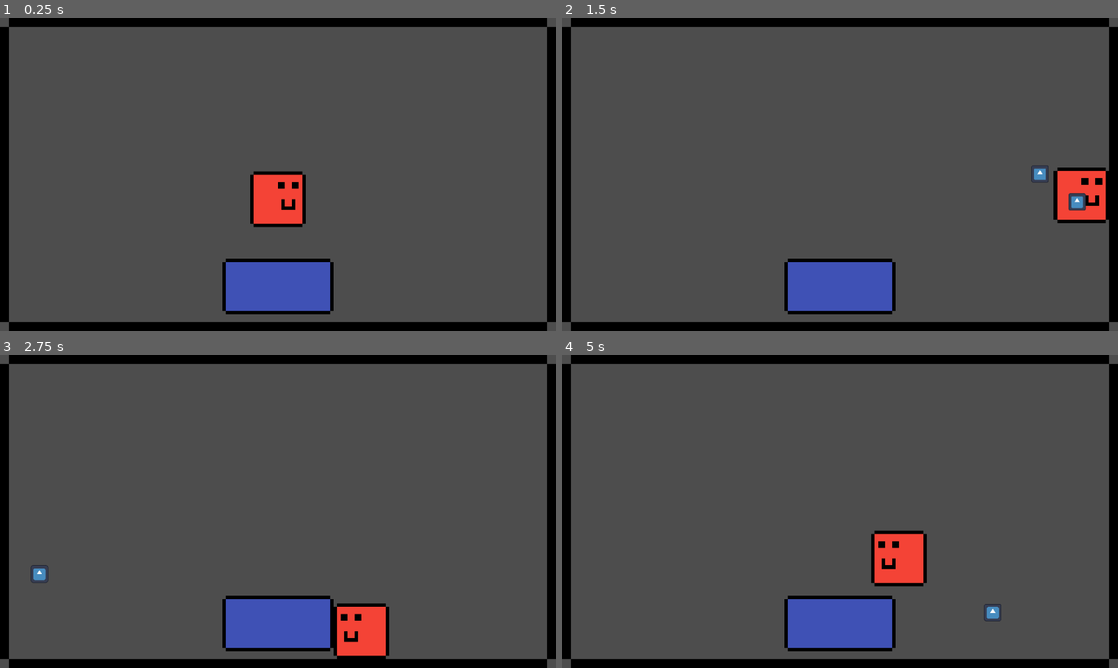
Above: before the commit, frames 1-4 (two rows, left to right).
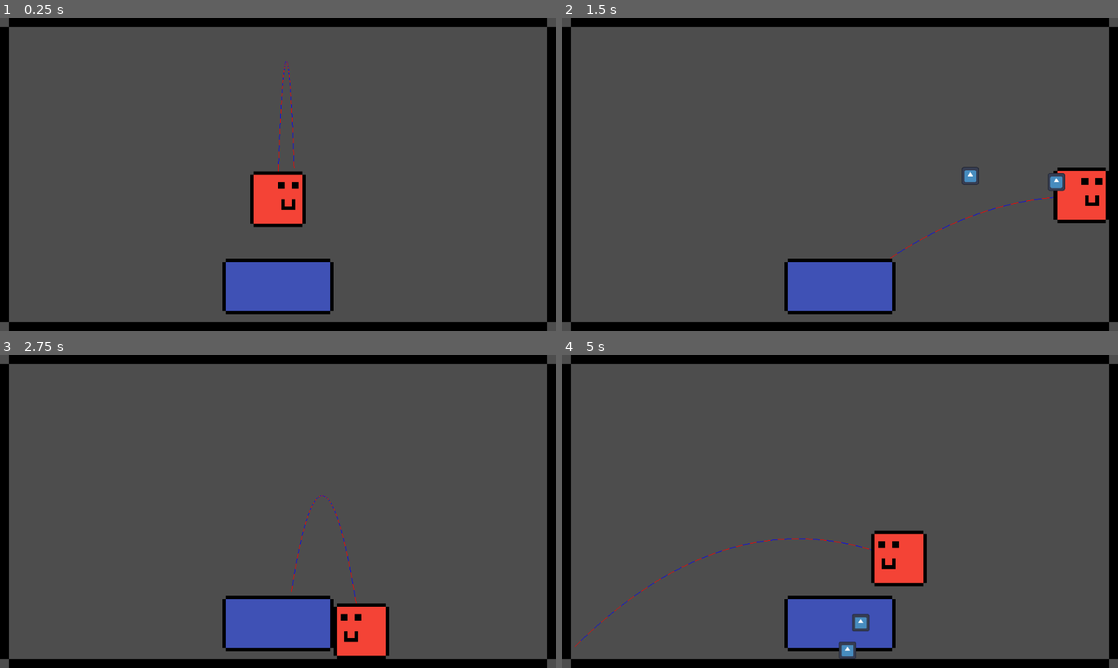
Above: after the commit, the same moments.

Repository: Curtis-McCartney/weekly-jam--2
Game: Godot game, scene res://Scenes/main.tscn
Same seed, same stepped clock (60 frames per second), same inputs: the game is played once before the commit and once after it. The engine's default icon, where the game draws it, is replaced by a stand-in: a white triangle on a blue panel in a dark square.
Inputs (mouse positions are in pixels of both pictures, inside the frame that each line leads up to):
- Up to frame 1 (0.25 s): no input
- Up to frame 2 (1.5 s): move the mouse to (962, 158) at 0.52 s; press the mouse at (962, 158) at 0.53 s; hold D (Move_Right) from 0.53 s (still down); tap Space (Jump) at 0.77 s; move the mouse to (728, 190) at 1.27 s; release the mouse at (728, 190) at 1.28 s; click (728, 190) at 1.35 s
- Up to frame 3 (2.75 s): tap Space (Jump) at 1.52 s; move the mouse to (333, 442) at 2.02 s; release D (Move_Right) at 2.03 s; press the mouse at (333, 442) at 2.03 s; hold A (Move_Left) from 2.03 s (still down)
- Up to frame 4 (5 s): move the mouse to (812, 574) at 2.77 s; release A (Move_Left) at 2.78 s; release the mouse at (812, 574) at 2.78 s; hold D (Move_Right) 2.78-4.28 s; click (812, 574) at 2.85 s; tap Space (Jump) at 3.02, 3.77, 4.52 s; move the mouse to (1006, 558) at 3.52 s; press the mouse at (1006, 558) at 3.53 s; tap Enter at 4.25 s; move the mouse to (673, 464) at 4.27 s; release the mouse at (673, 464) at 4.28 s; hold A (Move_Left) from 4.28 s (still down); click (673, 464) at 4.35 s

The runs differ from the first frame. In frame 1, 0.1% of the frame differs, in the area x 50-53%, y 13-50%; in frame 2, 0.6%, in the area x 59-95%, y 47-77%; in frame 3, 0.2%; in frame 4, 0.6%.

Commit message:
Refactor paint pot throwing and add trajectory preview
Updated paint pot physics and controls: gravity scale is now 0.6, and the spawner now supports holding and releasing to throw. Added a visual trajectory preview before throwing, and refactored the paint pot script to prepare for velocity-based movement.

Diff:
--- a/Scenes/paint_pot.tscn
+++ b/Scenes/paint_pot.tscn
@@ -8,8 +8,7 @@
 [node name="Paint_Pot" type="RigidBody2D"]
 collision_layer = 0
 collision_mask = 0
-mass = 0.001
-gravity_scale = 0.0
+gravity_scale = 0.6
 script = ExtResource("1_d6j7m")
 
 [node name="Paint_Pot_Sprite" type="Sprite2D" parent="."]
--- a/Scenes/player.tscn
+++ b/Scenes/player.tscn
@@ -52,7 +52,9 @@
 script = ExtResource("1_cvnsp")
 
 [node name="Paint_Pot_Spawner" type="Node2D" parent="."]
+position = Vector2(-1, 1)
 script = ExtResource("2_fkybt")
+paint_can_speed = 450.0
 
 [node name="Player_Animated_Sprite" type="AnimatedSprite2D" parent="."]
 unique_name_in_owner = true
--- a/Scripts/paint_pot.gd
+++ b/Scripts/paint_pot.gd
@@ -1,8 +1,8 @@
 extends RigidBody2D
 
-@export var speed: float = 600.0
-@export var gravity: float = 1.0
-var thrown_direction
+var thrown_direction: Vector2 = Vector2.ZERO
+var speed
 
-func _process(delta: float) -> void:
-	position -= thrown_direction * speed * delta
+func _ready() -> void:
+	#linear_velocity = thrown_direction * speed
+	pass
--- a/Scripts/paint_pot_spawner.gd
+++ b/Scripts/paint_pot_spawner.gd
@@ -1,14 +1,72 @@
 extends Node2D
 
 @onready var paint_pot_scene: PackedScene = preload("res://Scenes/paint_pot.tscn")
+@export var paint_can_speed: float = 400.0
+var pot_to_instantiate
+var pot_made: bool
+
+func _ready() -> void:
+	pot_made = false
 
 func _process(_delta: float) -> void:
-	if Input.is_action_just_pressed("Mouse_Click"):
-		shoot_paint_pot()
+	queue_redraw()
+	if Input.is_action_pressed("Mouse_Click"):
+		ready_paint_pot()
+	if Input.is_action_just_released("Mouse_Click"):
+		shoot_pot()
 
-func shoot_paint_pot():
-	var pot_to_instantiate = paint_pot_scene.instantiate()
+func ready_paint_pot():
+	if !pot_made:
+		pot_to_instantiate = paint_pot_scene.instantiate()
+		pot_made = true
+	pot_to_instantiate.linear_velocity = paint_can_speed * get_forward_direction()
 	pot_to_instantiate.global_position = global_position
-	pot_to_instantiate.thrown_direction = (position - get_global_mouse_position()).normalized()
+	#pot_to_instantiate.thrown_direction = (get_global_mouse_position() - global_position).normalized()
+
+func shoot_pot():
 
 	get_tree().current_scene.add_child(pot_to_instantiate)
+	pot_made = false
+
+func _draw() -> void:
+	update_trajectory()
+
+func get_forward_direction() -> Vector2:
+	return global_position.direction_to(get_global_mouse_position())
+
+func update_trajectory() -> void:
+	var velocity : Vector2 = paint_can_speed * get_forward_direction()
+	var line_start := global_position
+	var line_end: Vector2
+	var gravity: float = ProjectSettings.get_setting("physics/2d/default_gravity") * 0.6
+	var drag: float = ProjectSettings.get_setting("physics/2d/default_linear_damp")
+	var timestep := 0.02
+	var colors := [Color.RED, Color.BLUE]
+
+	for i:int in 70:
+		velocity.y += gravity * timestep
+		line_end = line_start + (velocity * timestep)
+		velocity = velocity * clampf(1.0 - drag * timestep, 0, 1)
+
+		var ray := raycast_query2d(line_start, line_end)
+		# If it hits something
+		if not ray.is_empty():
+			break
+
+		draw_line_global(line_start, line_end, colors[i%2])
+		line_start = line_end
+
+func raycast_query2d(pointA:Vector2, pointB:Vector2) -> Dictionary:
+	var space_state := get_world_2d().direct_space_state
+	var query := PhysicsRayQueryParameters2D.create(pointA, pointB, 1)
+	var result := space_state.intersect_ray(query)
+
+	if result:
+		return result
+
+	return {}
+
+func draw_line_global(pointA:Vector2, pointB:Vector2, color:Color, width:int = -1) -> void:
+	var local_offset := pointA - global_position
+	var pointB_local := pointB - global_position
+	draw_line(local_offset, pointB_local, color, width)
